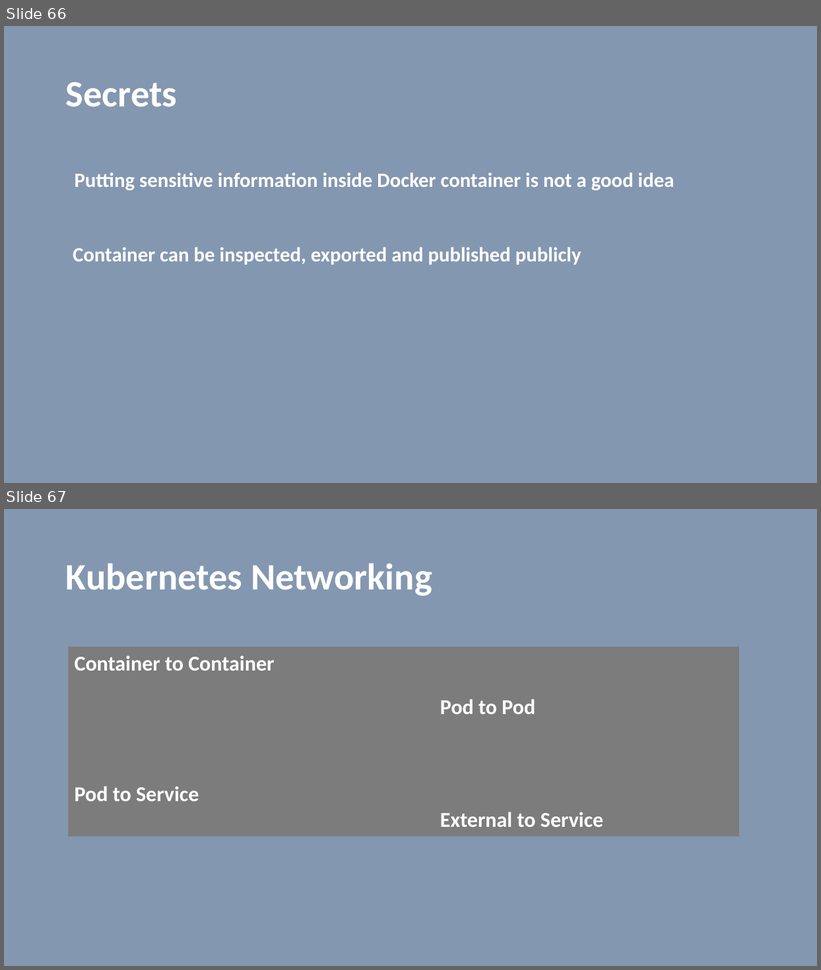
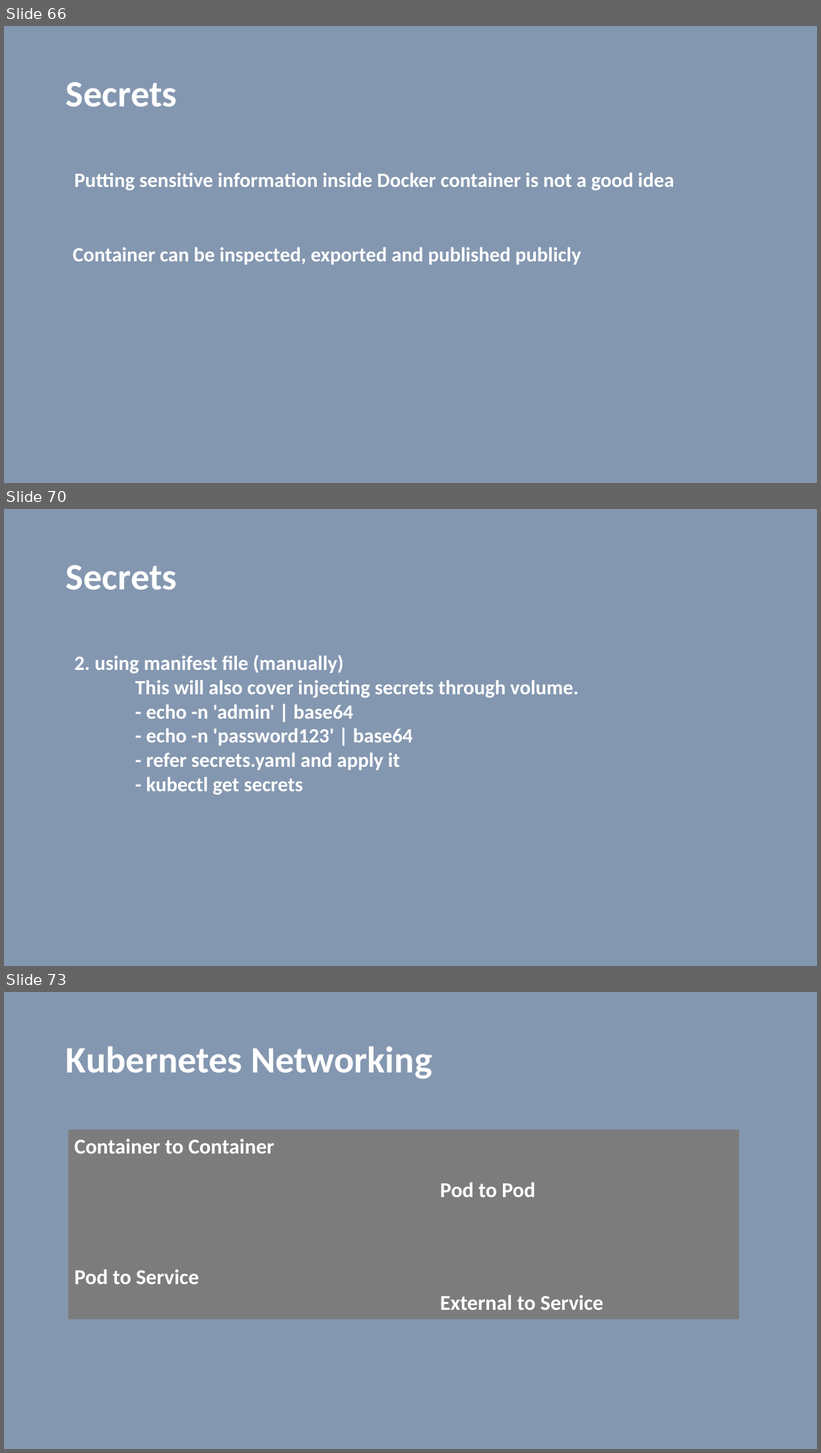
Before and after one commit to vilasvarghese/docker-k8s, a slide deck: notes/day4/Day4Presentation.pptx. Shown one above the other, each under a label of ours: slides 66 and 67 before the commit, slides 66, 70 and 73 after it; the slides between them are not shown. The pictures are 821x970 and 821x1453 pixels, drawn with LibreOffice and Linux fonts; fonts in the diff are those of the drawing. Boxes give left, top, right and bottom in pixels: in the first picture for what was removed or moved away, otherwise in the second. Text is boxed around its words. In the diff, an @@ line names an element or a change of style, - is before the commit and + after.

```diff
--- a/notes/day4/Day4Presentation.pptx
+++ b/notes/day4/Day4Presentation.pptx
@@ slide 70 added at [4, 509, 817, 966], background #8497B0 @@
@@ title added at [66, 565, 177, 590], 44 pt, text #FFFFFF, bold @@
+Secrets
@@ text added at [75, 655, 579, 795], 24 pt, text #FFFFFF, bold @@
+2. using manifest file (manually)
+This will also cover injecting secrets through volume.
+- echo -n 'admin' | base64
+- echo -n 'password123' | base64
+- refer secrets.yaml and apply it
+- kubectl get secrets
@@ what was slide 67 is now slide 73 @@
```
Also in this commit, not shown: 1 slide changed, 5 other slides added, 35 other files.
